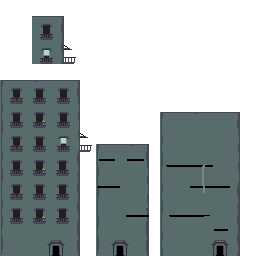
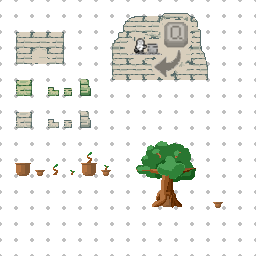
Layer changes from the first 256px x 256px image to the second:
hid group "Group 14" (2 layers) over [left=0, top=0, right=256, bottom=256]
hid "Outside Apt (PAST)" over [left=0, top=0, right=256, bottom=256]
added group "Moving Stuff" with 5 layers in group "Group 12" over [left=0, top=0, right=256, bottom=256]
added layer "Paint Layer 16 (pasted) Merged" (56%) in group "Moving Stuff" over [left=111, top=0, right=256, bottom=152]
added layer "Paint Layer 15 (pasted)" in group "Moving Stuff" over [left=64, top=0, right=192, bottom=128]
added layer "Paint Layer 16" in group "Moving Stuff" over [left=128, top=64, right=256, bottom=192]
added layer "Moveable Objects" in group "Moving Stuff" over [left=0, top=0, right=256, bottom=256]
added layer "Paint Layer 15" in group "Moving Stuff" over [left=128, top=128, right=256, bottom=192]
showed group "Apartment" (7 layers) over [left=0, top=0, right=256, bottom=256]
showed "Size Grid" over [left=0, top=0, right=256, bottom=256]
